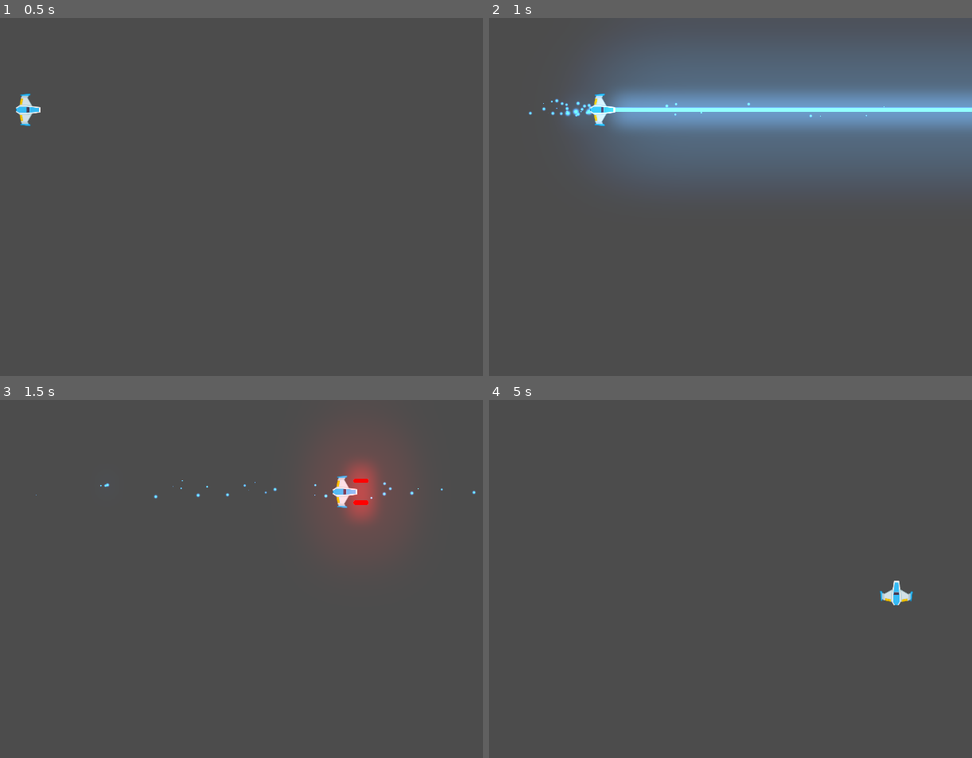
Above: before the commit, frames 1-4 (two rows, left to right).
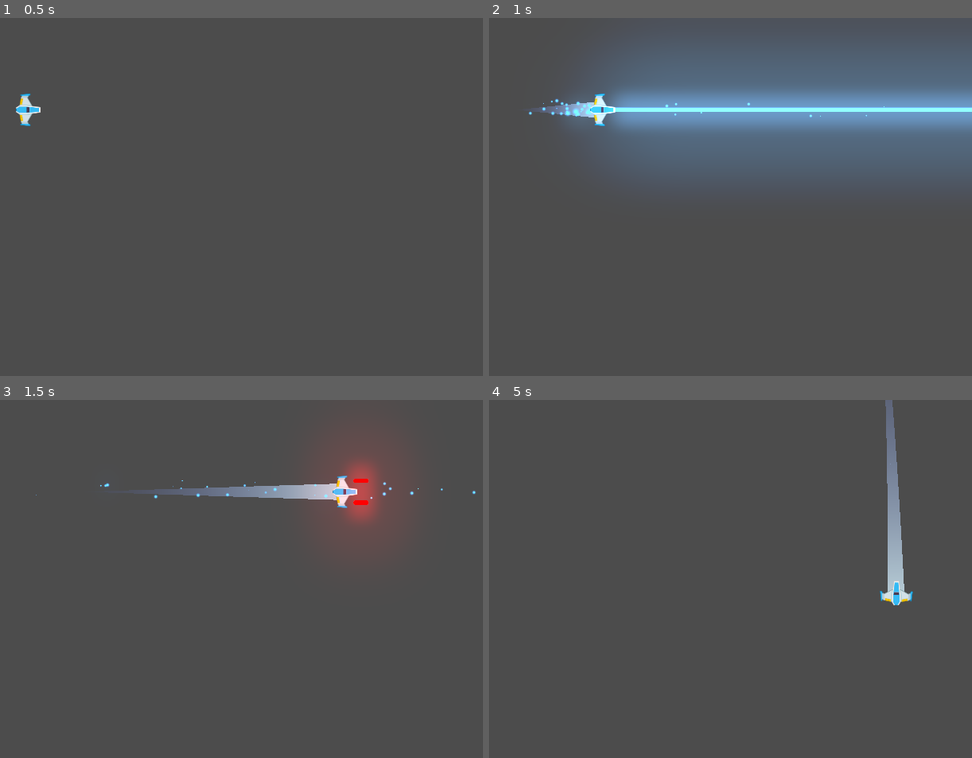
Above: after the commit, the same moments.

Repository: GimenezGeorge/Meteoritos
Game: Godot game, scene res://Juego/Niveles/NivelTest.tscn
Same seed, same stepped clock (60 frames per second), same inputs: the game is played once before the commit and once after it.
Inputs:
- Up to frame 1 (0.5 s): no input
- Up to frame 2 (1 s): tap Enter at 0.5 s; hold W (m_adelante) from 0.53 s (still down); hold B (disparo_laser) from 0.53 s (still down)
- Up to frame 3 (1.5 s): release W (m_adelante) at 1.28 s; release B (disparo_laser) at 1.28 s; hold S (m_atras) from 1.28 s (still down); tap Space (disparo_principal) at 1.35 s
- Up to frame 4 (5 s): release S (m_atras) at 2.03 s; hold A (rotar_antih) 2.03-2.78 s; hold W (m_adelante) 2.03-3.53 s; tap D (rotar_hor) at 2.85 s; hold B (disparo_laser) 3.53-4.28 s; hold S (m_atras) from 3.53 s (still down); tap Space (disparo_principal) at 4.25, 4.35 s

Frame 1 is identical in both runs. In frame 2, 0.3% of the frame differs, in the area x 9-22%, y 23-28%; in frame 3, 1.1%; in frame 4, 1.2%, in the area x 82-86%, y 0-54%.

Commit message:
Estela
Agregamos trail.

Diff:
--- /dev/null
+++ b/Juego/Niveles/Naves/Estela/Trail2D.gd
@@ -0,0 +1,110 @@
+# Draws a 2D trail using Godot's `Line2D`.
+#
+# Instantiate `Trail2D` as a child of a moving node to use it. To control the color, width curve,
+# texture, or trail width, use parameters from the `Line2D` class.
+tool
+
+class_name Trail2D
+extends Line2D
+
+export var is_emitting := false setget set_emitting
+
+# Distance in pixels between vertices. A higher resolution leads to more details.
+export var resolution := 5.0
+# Life of each point in seconds before it is deleted.
+export var lifetime := 0.5
+# Maximum number of points allowed on the curve.
+export var max_points := 100
+
+# Optional path to the target node to follow. If not set, the instance follows its parent.
+export var target_path: NodePath
+
+var _points_creation_time := []
+var _last_point := Vector2.ZERO
+var _clock := 0.0
+var _offset := 0.0
+
+onready var target: Node2D = get_node_or_null(target_path)
+
+
+func _ready() -> void:
+	if not target:
+		target = get_parent() as Node2D
+
+	if Engine.editor_hint:
+		set_process(false)
+		return
+
+	_offset = position.length()
+	set_as_toplevel(true)
+	clear_points()
+	position = Vector2.ZERO
+	_last_point = to_local(target.global_position) + calculate_offset()
+
+
+func _get_configuration_warning() -> String:
+	var warning := "Missing Target node: assign a Node that extends Node2D in the Target Path or make the Trail a child of a parent that extends Node2D"
+	if target:
+		warning = ""
+	return warning
+
+
+func _process(delta: float) -> void:
+	_clock += delta
+	remove_older()
+
+	if not is_emitting:
+		return
+
+	# Adding new points if necessary.
+	var desired_point := to_local(target.global_position)
+	var distance: float = _last_point.distance_to(desired_point)
+	if distance > resolution:
+		add_timed_point(desired_point, _clock)
+
+
+# Creates a new point and stores its creation time.
+func add_timed_point(point: Vector2, time: float) -> void:
+	add_point(point + calculate_offset())
+	_points_creation_time.append(time)
+	_last_point = point
+	if get_point_count() > max_points:
+		remove_first_point()
+
+
+# Calculates the offset of the trail from its target.
+func calculate_offset() -> Vector2:
+	return - 1.0 * polar2cartesian(1.0, target.rotation).rotated(- PI / 2) * _offset
+
+
+# Removes the first point in the line and the corresponding time.
+func remove_first_point() -> void:
+	if get_point_count() > 1:
+		remove_point(0)
+	_points_creation_time.pop_front()
+
+
+# Remove points older than `lifetime`.
+func remove_older() -> void:
+	for creation_time in _points_creation_time:
+		var delta = _clock - creation_time
+		if delta > lifetime:
+			remove_first_point()
+		# Points in `_points_creation_time` are ordered from oldest to newest so as soon as a point
+		# isn't older than `lifetime`, we know all remaining points should stay as well.
+		else:
+			break
+
+
+func set_emitting(emitting: bool) -> void:
+	is_emitting = emitting
+	if Engine.editor_hint:
+		return
+
+	if not is_inside_tree():
+		yield(self, "ready")
+
+	if is_emitting:
+		clear_points()
+		_points_creation_time.clear()
+		_last_point = to_local(target.global_position) + calculate_offset()
--- /dev/null
+++ b/Juego/Niveles/Naves/Estela/Trail2D.tscn
@@ -0,0 +1,17 @@
+[gd_scene load_steps=4 format=2]
+
+[ext_resource path="res://Juego/Niveles/Naves/Estela/Trail2D.gd" type="Script" id=1]
+
+[sub_resource type="Curve" id=1]
+_data = [ Vector2( 0, 0 ), 0.0, 1.0, 0, 1, Vector2( 1, 1 ), 1.0, 0.0, 1, 0 ]
+
+[sub_resource type="Gradient" id=2]
+colors = PoolColorArray( 0.294118, 0.356863, 0.670588, 0, 0.72549, 0.807843, 0.843137, 1 )
+
+[node name="Trail2D" type="Line2D"]
+points = PoolVector2Array( 0, 0, 32, 0 )
+width_curve = SubResource( 1 )
+default_color = Color( 1, 1, 1, 1 )
+gradient = SubResource( 2 )
+joint_mode = 2
+script = ExtResource( 1 )
--- a/Juego/Niveles/Naves/Player.tscn
+++ b/Juego/Niveles/Naves/Player.tscn
@@ -1,10 +1,11 @@
-[gd_scene load_steps=7 format=2]
+[gd_scene load_steps=8 format=2]
 
 [ext_resource path="res://Juego/Niveles/Naves/player_blue.png" type="Texture" id=1]
 [ext_resource path="res://Juego/Niveles/Naves/MaterialFisico.tres" type="PhysicsMaterial" id=2]
 [ext_resource path="res://Juego/Niveles/Naves/Player.gd" type="Script" id=3]
 [ext_resource path="res://Juego/Niveles/Proyectiles/Canion.tscn" type="PackedScene" id=4]
 [ext_resource path="res://Juego/Niveles/Proyectiles/Laser/LaserBeam2D.tscn" type="PackedScene" id=5]
+[ext_resource path="res://Juego/Niveles/Naves/Estela/Trail2D.tscn" type="PackedScene" id=6]
 
 [sub_resource type="CircleShape2D" id=1]
 radius = 38.2704
@@ -41,4 +42,15 @@
 [node name="LaserBeam2D" parent="." instance=ExtResource( 5 )]
 position = Vector2( 38, 0 )
 
+[node name="EstelaPuntoInicio" type="Position2D" parent="."]
+position = Vector2( -11, 0 )
+
+[node name="Trail2D" parent="EstelaPuntoInicio" instance=ExtResource( 6 )]
+points = PoolVector2Array( 0, 0, 60, 0 )
+width = 50.0
+is_emitting = true
+lifetime = 0.6
+max_points = 150
+target_path = NodePath("..")
+
 [editable path="Canion"]
--- a/project.godot
+++ b/project.godot
@@ -33,13 +33,19 @@
 "class": "RayoLaser",
 "language": "GDScript",
 "path": "res://Juego/Niveles/Proyectiles/Laser/LaserBeam2D.gd"
+}, {
+"base": "Line2D",
+"class": "Trail2D",
+"language": "GDScript",
+"path": "res://Juego/Niveles/Naves/Estela/Trail2D.gd"
 } ]
 _global_script_class_icons={
 "Canion": "",
 "Nivel": "",
 "Player": "",
 "Proyectil": "",
-"RayoLaser": ""
+"RayoLaser": "",
+"Trail2D": ""
 }
 
 [application]
